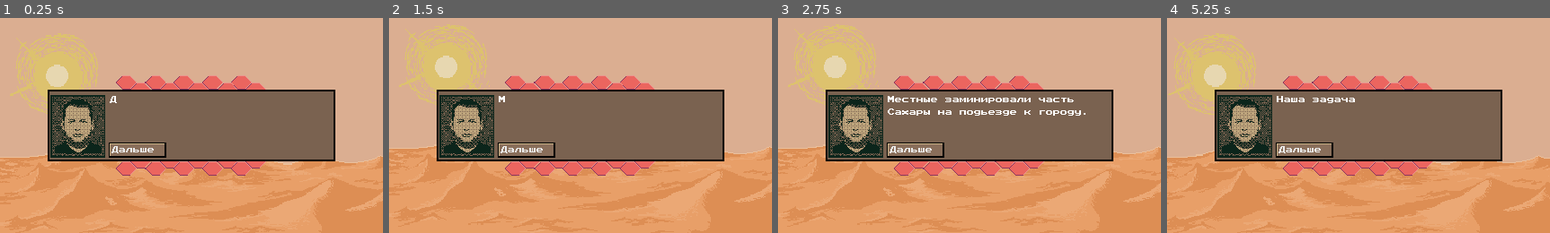
Above: before the commit, frames 1-4 (left to right).
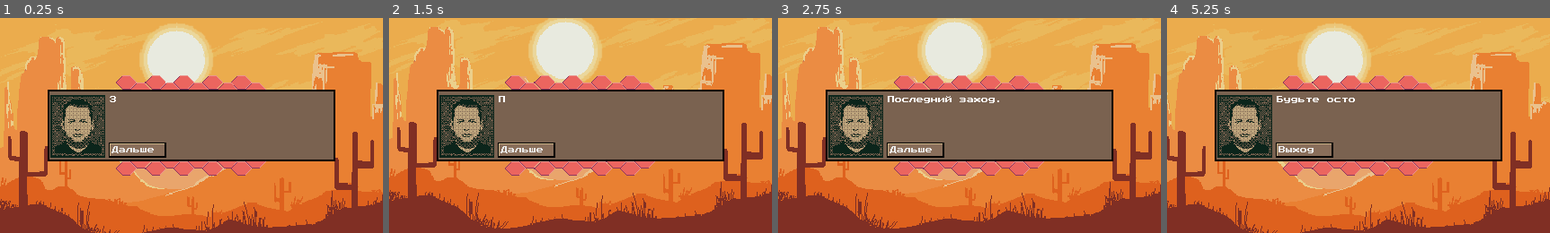
Above: after the commit, the same moments.

Repository: vitalya-dev/Frank
Game: Godot game, scene res://Scenes/Game.tscn
Two runs of this game, one before a commit and one after it. Both use one fixed random seed, a clock stepped at 60 frames per second and the inputs below. Sound files missing from this copy of the repository are replaced by a short silence.
Inputs (mouse positions are in pixels of both pictures, inside the frame that each line leads up to):
- Up to frame 1 (0.25 s): no input
- Up to frame 2 (1.5 s): click "Дальше" at 0.5 s; click "Дальше" at 1.25 s
- Up to frame 3 (2.75 s): click "Дальше" at 2 s
- Up to frame 4 (5.25 s): tap Enter at 2.75 s; move the mouse to (1293, 82) at 2.77 s; click (1293, 82) at 2.92 s; move the mouse to (1324, 82) at 3.52 s; click (1324, 82) at 3.67 s; move the mouse to (1350, 82) at 4.27 s; click (1350, 82) at 4.42 s; move the mouse to (1381, 82) at 5.02 s; click (1381, 82) at 5.17 s

The runs differ from the first frame. In frame 1, 66% of the frame differs, in the area x 0-100%, y 0-100%; in frame 2, 67%; in frame 3, 68%; in frame 4, 66%.

Commit message:
Working.

Diff:
--- a/Scenes/Game.gd
+++ b/Scenes/Game.gd
@@ -10,7 +10,7 @@
 	'res://Scenes/Level_2/Level_2.tscn', 'res://Scenes/Level_3/Level_3.tscn', 'res://Scenes/Level_4/Level_4.tscn'
 ]
 
-var current_level = 2
+var current_level = 4
 
 # Called when the node enters the scene tree for the first time.
 func _ready():
--- a/Scenes/Shared/BaseLevel.gd
+++ b/Scenes/Shared/BaseLevel.gd
@@ -1,7 +1,7 @@
 extends Control
 
 # Declare member variables here. Examples
-export(int) var scores_in_sec = 10
+export(int) var scores_in_sec = 1
 export(int) var mines = 5
 export (int) var bg_frame = 0
 
Not shown, removed: Assets/Graphics/Bounty Battle - Animated Trailer theme-892202470.mp3.import
Not shown, removed: Assets/Graphics/Bounty Battle - Animated Trailer theme-892202470.mp3
Not shown, changed: Assets/Sounds/Bounty Battle - Animated Trailer theme-892202470.mp3
Not shown, changed: Assets/Sounds/Daft Punk - Get Lucky (Dualtrax Chiptune Cover)-93087327.mp3
